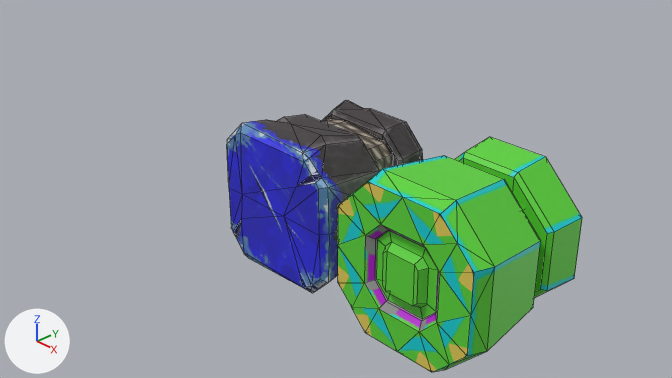
Before and after pictures for a commit that changed the Blender file models/production/magnets.blend.
The view is the same before and after, from the file's camera 'Camera'. The lights are fixed; the arrows at lower left show +X, +Y and +Z. Mesh edges are drawn as thin lines.

Script lines for the objects in view, before the commit:
```python
me_立方体 = bpy.data.meshes.new('立方体')
me_立方体.from_pydata(...)  # 201 vertices, 225 faces, 1 loose edge; spans x -0.89..0.88, y -0.99..0.98, z -0.88..0.88
me_立方体.materials.append(mat_magnet_natural)  # picture img_tex_magnet_natural_4_png
me_立方体_002 = bpy.data.meshes.new('立方体.002')
me_立方体_002.from_pydata(...)  # 148 vertices, 157 faces; spans x -0.98..0.98, y -1.0..1.05, z -0.98..0.98
me_立方体_002.materials.append(mat_magnet_electrical)  # picture img_map_magnet_electrical_n
ob_electrical_magnet = bpy.data.objects.new('electrical-magnet', me_立方体_002)
ob_electrical_magnet.location = (2.0, 0.0, 0.0)
ob_natural_magnet = bpy.data.objects.new('natural-magnet', me_立方体)
ob_natural_magnet.location = (0.0, 0.0, 0.0)
```
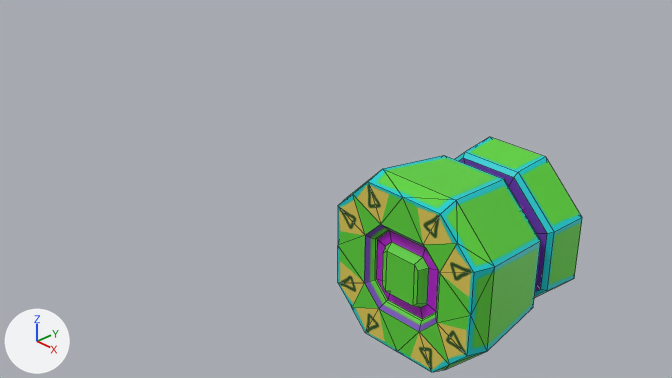
What changed in the scene script:
```text
Change me_立方体_002:
    used by ob_electrical_magnet; location = (2.0, 0.0, 0.0)
    remove me_立方体_002.from_pydata(...)  # 148 vertices, 157 faces; spans x -0.98..0.98, y -1.0..1.05, z -0.98..0.98
    add me_立方体_002.from_pydata(...)  # 150 vertices, 167 faces; spans x -0.98..0.98, y -1.0..1.05, z -0.98..0.98
    me_立方体_002 part 1
    6 faces are deleted
    2 vertices are added at (0.0, 0.32, 0.0), (0.0, 0.12, -0.01)
    16 new faces join them
    me_立方体_002 part 2: 151 kept faces spanning x -0.98..0.98, y -1.0..1.05, z -0.98..0.98 get new texture (UV) coordinates
Change ob_natural_magnet:
    add ob_natural_magnet.hide_set(True)
```

Pixel boxes [x1, y1, x2, y2] of what changed, in the pictures (672 x 378 px):
'natural-magnet', hidden: before [227, 100, 423, 293]
part 1 of me_立方体_002, built on: [460, 158, 547, 292] in both
part 2 of me_立方体_002, surface changed: [338, 137, 582, 372] in both
